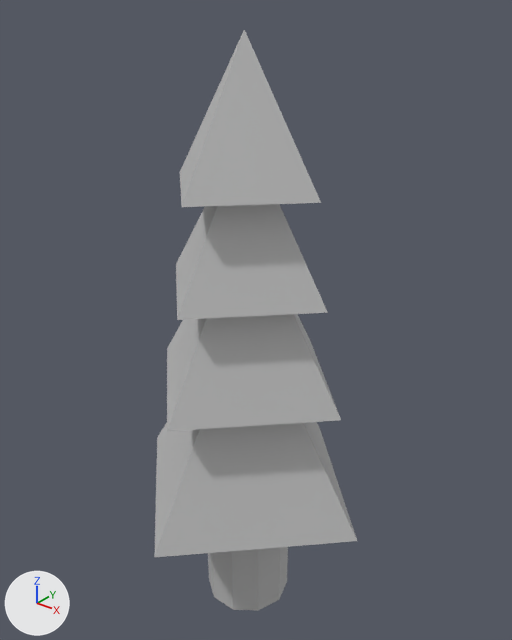
A saved change to the FBX model Backyard Snowdown/Assets/Backyard Snowdown/Meshes/Tree_001_Backyard_001_Small.fbx.
Both versions are drawn from a camera (50 mm lens) standing at (2.14, 2.4, 3.48) and looking at (-0.01, 5.1, 1.81). The lights are fixed; the arrows at lower left show +X, +Y and +Z.

The first picture shows 'Tree_001_Backyard_001_Small'.
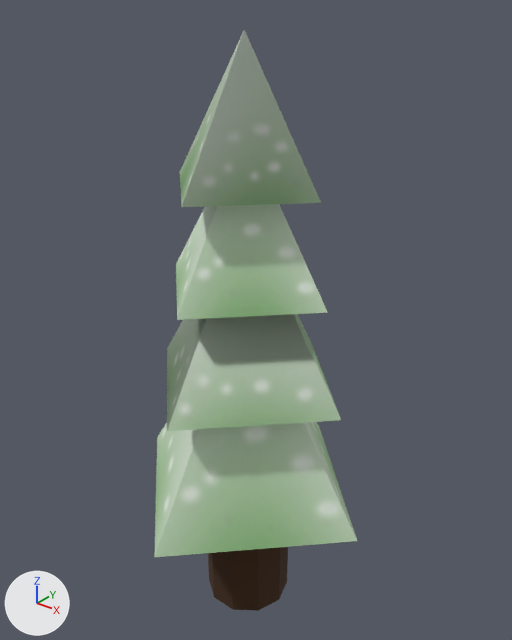
Where the change shows, as pixel boxes [x1, y1, x2, y2] in the pictures (512 x 640 px; the box of a moved part takes in the faces that stretch with it):
'Tree_001_Backyard_001_Small', recoloured, surface changed
    both: [154, 30, 357, 611]
part 1 of me_mesh, moved or reshaped
    both: [167, 314, 341, 431]
part 2 of me_mesh, moved or reshaped
    both: [180, 30, 321, 207]
part 3 of me_mesh, surface changed
    both: [154, 204, 357, 611]

Diff of the bpy script that builds the scene:
```diff
--- a/Backyard Snowdown/Assets/Backyard Snowdown/Meshes/Tree_001_Backyard_001_Small.fbx.py
+++ b/Backyard Snowdown/Assets/Backyard Snowdown/Meshes/Tree_001_Backyard_001_Small.fbx.py
@@ img_tree_001_backyard_001_color_png @@
+img_tree_001_backyard_001_color_png = load_image('Tree_001_Backyard_001_Color.png', '../Textures/Tree_001_Backyard_001_Color.png', 1024, 1024, 'sRGB')
@@ mat_stingraypbs5 @@
+mat_stingraypbs5 = principled_material('StingrayPBS5')
+mat_stingraypbs5.texture = img_tree_001_backyard_001_color_png
+mat_stingraypbs5.roughness = 1.0
@@ me_mesh @@
 me_mesh.from_pydata(...)  # 42 vertices, 50 faces; spans x -76.0..76.0, y -163.0..163.0, z -76.0..76.0
 # used by ob_tree_001_backyard_001_small; location = (0.0, 5.0, 1.634); rotation_euler = (1.571, 0.0, 0.0), in degrees (90, 0, 0); scale = (0.01, 0.01, 0.01)
-me_mesh.materials.append(mat_lambert1)  # grey #bcbcbc
+# me_mesh part 1: the loose piece of 5 vertices spanning x -61.0..61.0, y -16.0..82.0, z -61.0..61.0 is turned 90 degrees about the y axis through its middle
+# me_mesh part 2: the loose piece of 5 vertices spanning x -44.0..44.0, y 93.0..163.0, z -44.0..44.0 is turned -90 degrees about the y axis through its middle
+# me_mesh part 3: texture (UV) coordinates of 50 of 50 faces, centred in x -25.0..25.0, y -163.0..116.0, z -25.0..25.0, changed; they spanned u 0.25..0.75, v 0.0..1.0 and now span u 0.01..0.97, v 0.03..0.99
+me_mesh.materials.append(mat_stingraypbs5)  # picture img_tree_001_backyard_001_color_png
```
